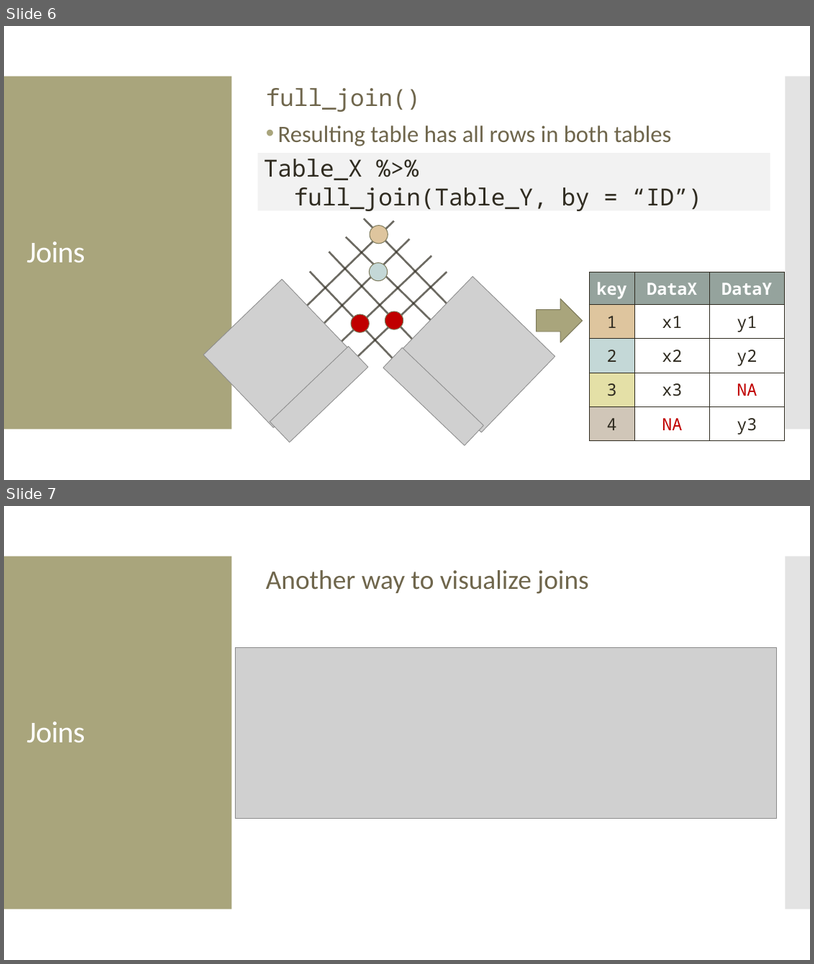
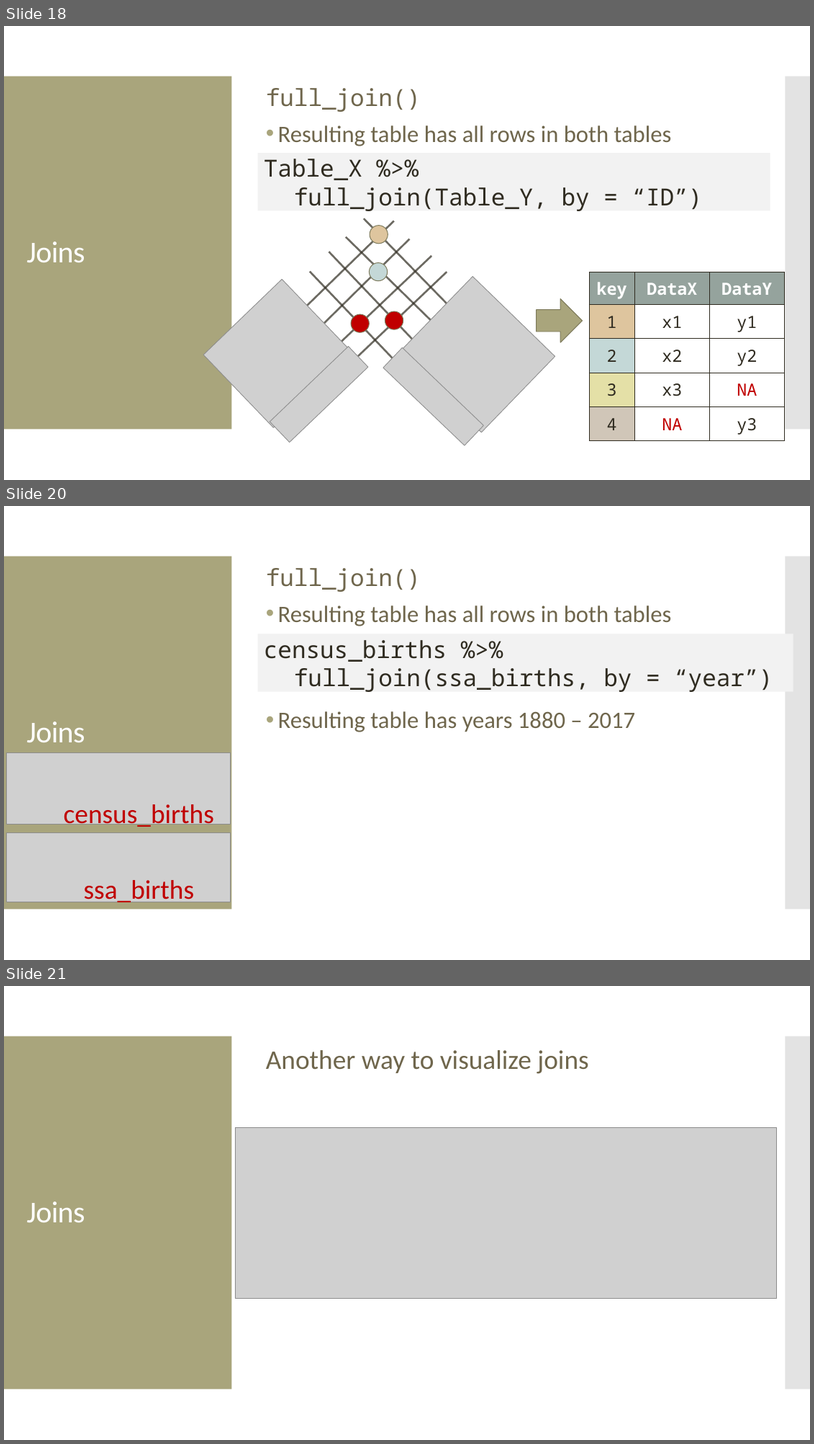
Before and after one commit to amosca01/Intro-DS-F23, a slide deck: slides/13-data-wrangling-joins2.pptx. Shown one above the other, each under a label of ours: slides 6 and 7 before the commit, slides 18, 20 and 21 after it; the slides between them are not shown. The pictures are 814x964 and 814x1444 pixels, drawn with LibreOffice and Linux fonts; fonts in the diff are those of the drawing; grey boxes stand for pictures. Boxes give left, top, right and bottom in pixels: in the first picture for what was removed or moved away, otherwise in the second. Text is boxed around its words. In the diff, an @@ line names an element or a change of style, - is before the commit and + after.

```diff
--- a/slides/13-data-wrangling-joins2.pptx
+++ b/slides/13-data-wrangling-joins2.pptx
@@ slide 20 added at (4, 506, 810, 960), background #FFFFFF; not listed: 2 template elements that a slide beside it also shows @@
@@ text added at (266, 568, 672, 732), 28 pt, text #6F664C @@
+full_join()
+• Resulting table has all rows in both tables
+• Resulting table has years 1880 – 2017
@@ rectangle added at (258, 633, 794, 692), fill #F2F2F2, 28 pt, text #2F2B20 @@
+census_births %>%
+full_join(ssa_births, by = “year”)
@@ title added at (27, 721, 85, 742), 36 pt, text #FFFFFF @@
+Joins
@@ picture added at (6, 753, 230, 824) @@
@@ text added at (64, 804, 214, 830), 32 pt, text #C00000 @@
+census_births
@@ picture added at (6, 833, 231, 902) @@
@@ text added at (84, 880, 195, 906), 32 pt, text #C00000 @@
+ssa_births
@@ what was slide 6 is now slide 18 @@
@@ what was slide 7 is now slide 21 @@
```
Also in this commit, not shown: 15 other slides added, 14 other files.
